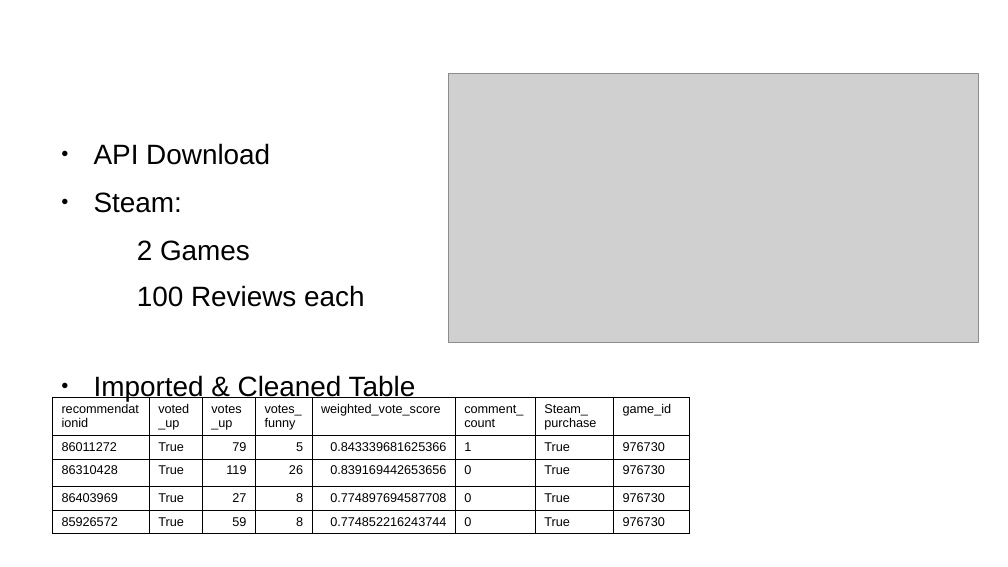
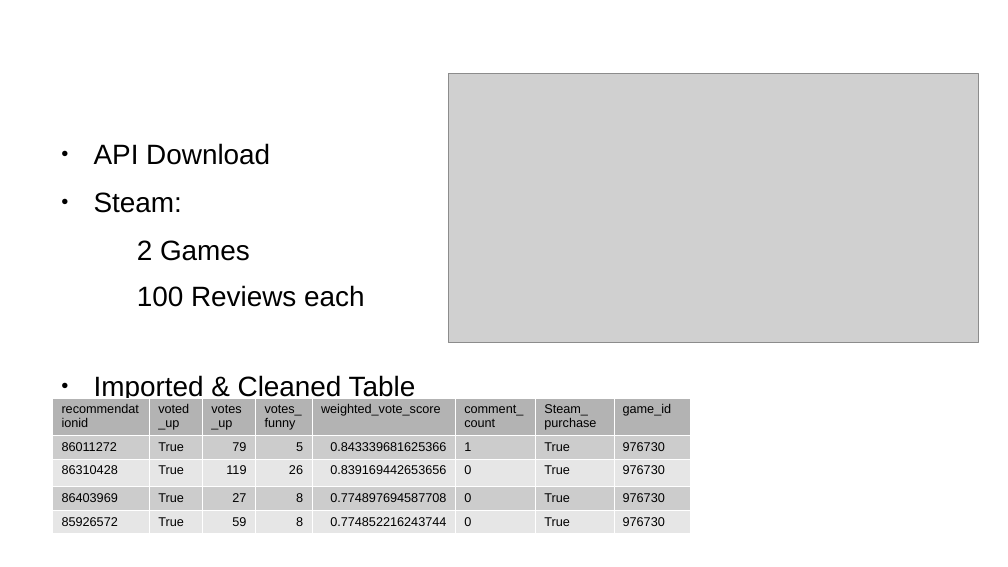
Before and after one commit to gr8willi35/DSI-CS1, a slide deck: slide 6 of cap1_pwrpt.odp. Drawn at 1008x567 pixels with LibreOffice and Linux fonts; fonts in the diff are those of the drawing; grey boxes stand for pictures; background and template pictures are left out. Boxes give left, top, right and bottom in pixels: in the first picture for what was removed or moved away, otherwise in the second. Text is boxed around its words. In the diff, an @@ line names an element or a change of style, - is before the commit and + after.

Commit message:
powerpoint complete

```diff
--- a/cap1_pwrpt.odp
+++ b/cap1_pwrpt.odp
@@ table at [52,398,691,534] @@
@@ fill none to #B3B3B3 in row 1 @@
@@ fill none to #CCCCCC in 16 cells @@
@@ fill none to #E6E6E6 in 16 cells @@
@@ borders changed @@
```
Also in this commit, not shown: 2 other slides changed, 1 other file.
